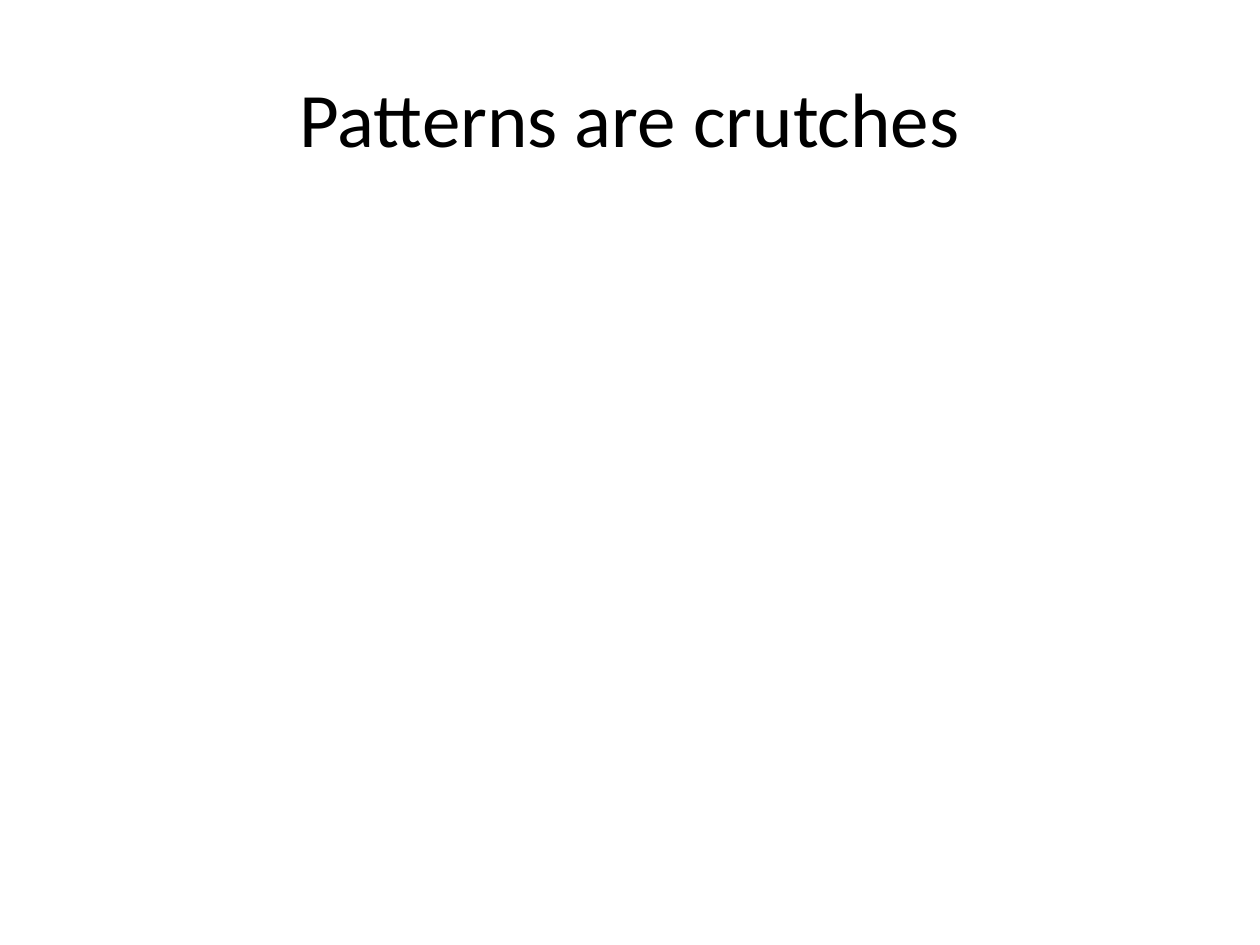
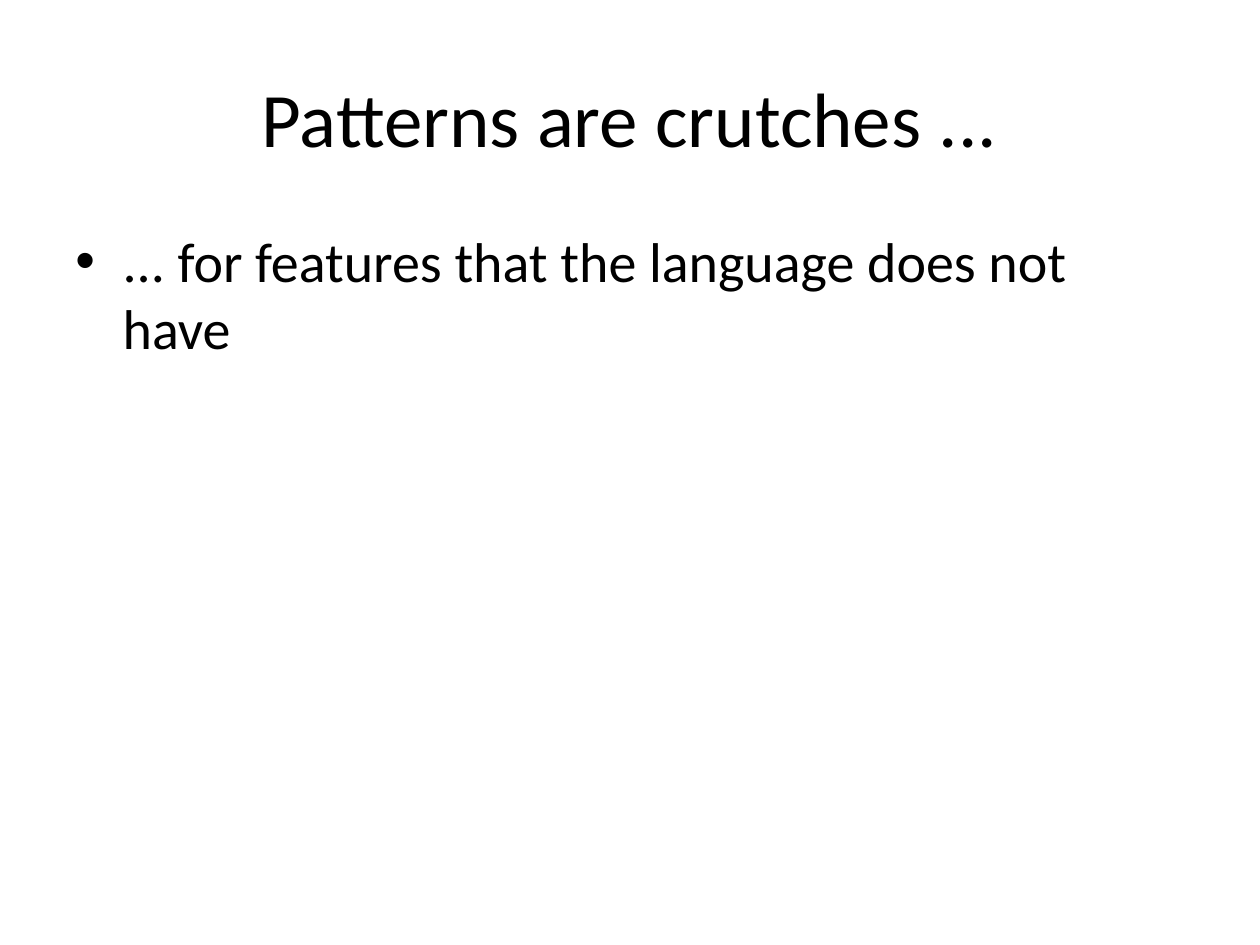
Before and after one commit to kamyu104/GofPatterns, a slide deck: slide 101 of Effective patterns.ppt (slide 98 before the commit). Drawn at 1260x945 pixels with LibreOffice and Linux fonts; fonts in the diff are those of the drawing. Boxes give left, top, right and bottom in pixels: in the first picture for what was removed or moved away, otherwise in the second. Text is boxed around its words. In the diff, an @@ line names an element or a change of style, - is before the commit and + after.

```diff
--- a/Effective patterns.ppt
+++ b/Effective patterns.ppt
@@ title at (262,93,921,148): text changed @@
-Patterns are crutches
+Patterns are crutches ...
@@ text added at (123,243,1066,350), 32 pt, text #000000 @@
+• ... for features that the language does not have
```
Also in this commit, not shown: 3 other slides changed, 8 slides added, 5 slides removed, 3 other files.
